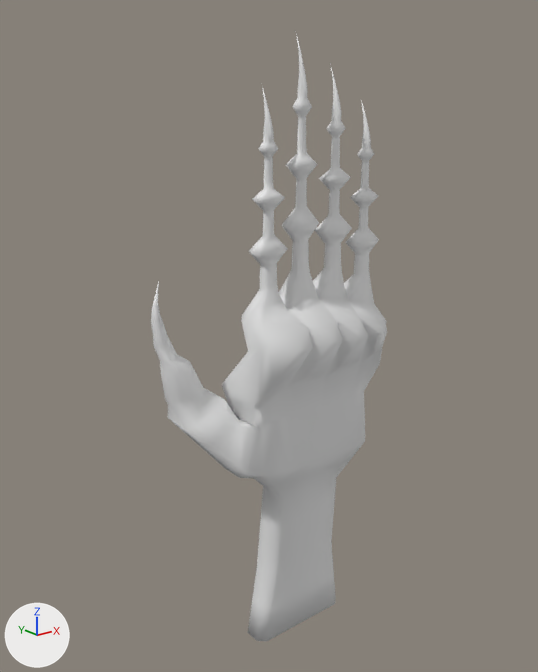
Before and after pictures for a commit that changed the Blender file art/models/actors/soul_hands/soul_hands.blend.
Camera for both pictures: a 50 mm camera at (-5.85, -6.68, 6.96) aimed at (-0.44, 0.08, 4.25). Every picture has the same lights, and +X, +Y and +Z are marked at lower left. The older version comes first.

Names of what the first picture shows: 'soul_hand'.
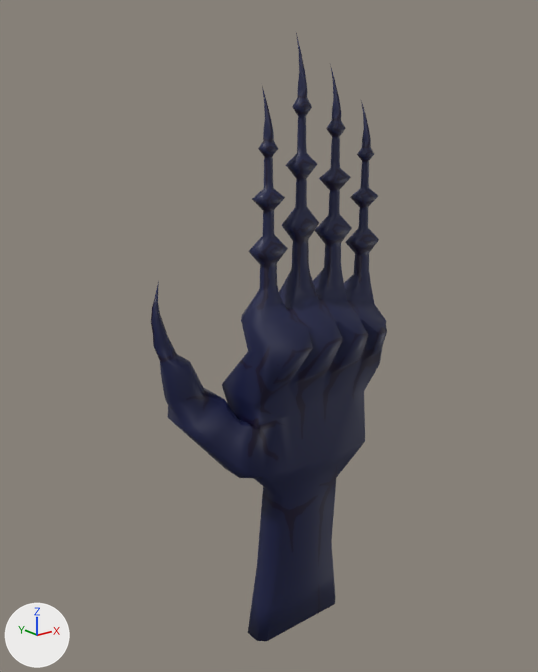
Boxes [x1, y1, x2, y2] around the edits, measured in the pictures (538 x 672 px):
'soul_hand', recoloured (white to blue): [151, 33, 387, 641] in both

Diff of the bpy script that builds the scene:
```diff
--- a/art/models/actors/soul_hands/soul_hands.blend.py
+++ b/art/models/actors/soul_hands/soul_hands.blend.py
@@ img_soul_hand_basecolor @@
+img_soul_hand_basecolor = load_image('soul_hand_basecolor', 'soul_hand_basecolor.png', 1024, 1024, 'sRGB')
@@ mat_material @@
+mat_material = principled_material('Material')
+mat_material.texture = img_soul_hand_basecolor
@@ me_cube_004 @@
 me_cube_004.from_pydata(...)  # 1044 vertices, 1085 faces; spans x -11.2..14.6, y -30.5..17.0, z 0.1..132.9
+me_cube_004.materials.append(mat_material)  # picture img_soul_hand_basecolor
```
